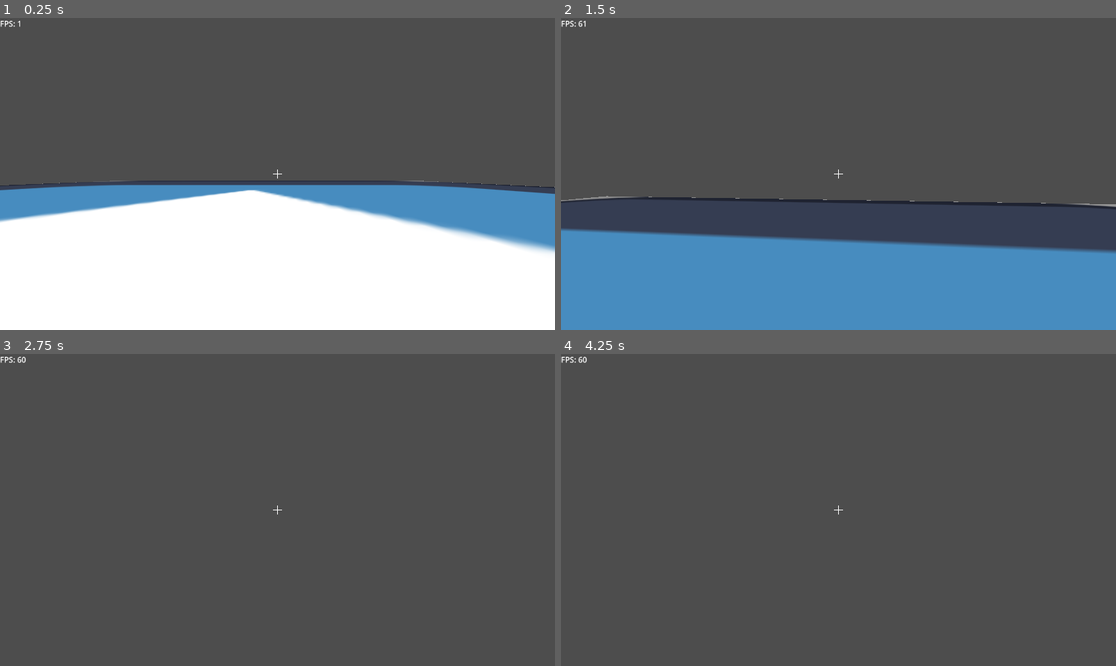
Above: before the commit, frames 1-4 (two rows, left to right).
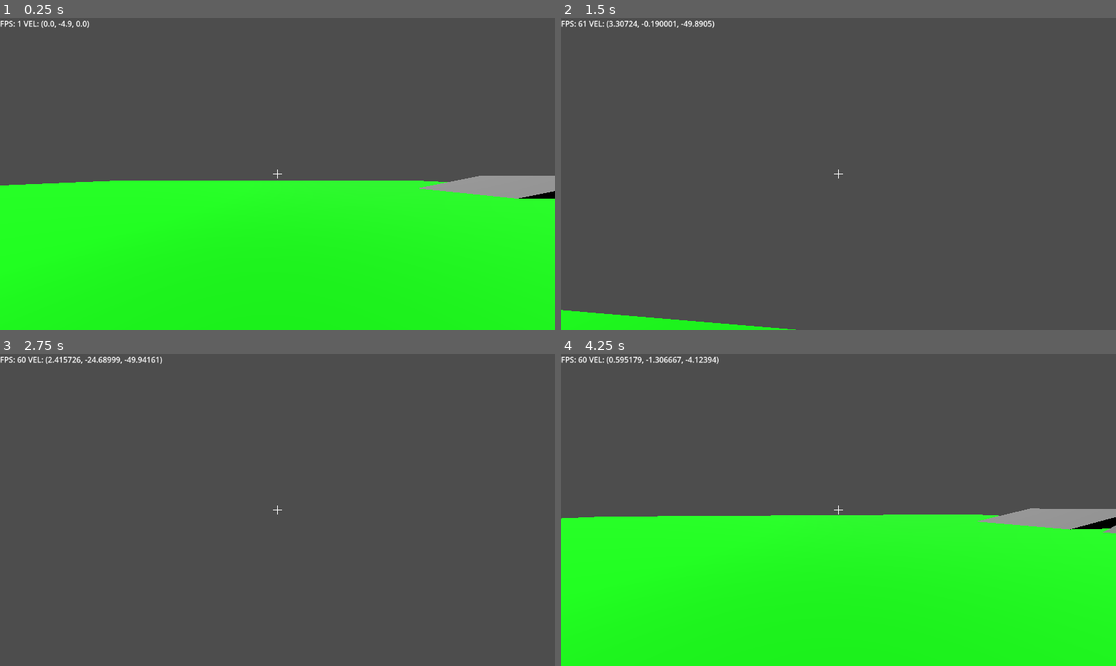
Above: after the commit, the same moments.

Repository: YouthHalo/Fast-Boomer-Shooter
Game: Godot game, scene res://scenes/main_world.tscn
The game is run twice, just before and just after one commit, with the same random seed, the same clock (stepped at 60 frames per second) and the same inputs. The engine's default icon, where the game draws it, is replaced by a stand-in: a white triangle on a blue panel in a dark square.
Inputs (mouse positions are in pixels of both pictures, inside the frame that each line leads up to):
- Up to frame 1 (0.25 s): no input
- Up to frame 2 (1.5 s): move the mouse to (866, 174) at 0.52 s; hold W (forward) from 0.53 s (still down); tap Shift (dash) at 0.6 s; tap Space (jump) at 0.77, 0.8, 1.07, 1.35 s; move the mouse to (810, 174) at 1.27 s
- Up to frame 3 (2.75 s): keep holding W (forward); tap Space (jump) at 1.52, 1.82, 2.3 s; tap Shift (dash) at 1.55, 2.1 s; move the mouse to (288, 503) at 2.02 s
- Up to frame 4 (4.25 s): keep holding W (forward); move the mouse to (832, 516) at 2.77 s; tap Shift (dash) at 2.85 s; tap Space (jump) at 3.02, 3.32, 3.6, 3.77, 4.07 s; move the mouse to (877, 513) at 3.52 s

The runs differ from the first frame. In frame 1, 48% of the frame differs, in the area x 0-100%, y 0-100%; in frame 2, 30%; in frame 3, 0.2%; in frame 4, 49%.

Commit message:
Attempt at faster movement + WALLJUMPS WORK

Diff:
--- a/scenes/in_game_ui.tscn
+++ b/scenes/in_game_ui.tscn
@@ -13,7 +13,7 @@
 
 [node name="RichTextLabel" type="RichTextLabel" parent="."]
 layout_mode = 0
-offset_right = 101.0
+offset_right = 441.0
 offset_bottom = 22.0
 text = "FPS: XXXXX"
 scroll_active = false
--- a/scenes/main_world.tscn
+++ b/scenes/main_world.tscn
@@ -1,11 +1,25 @@
-[gd_scene load_steps=5 format=3 uid="uid://cv72v1nlu10ia"]
+[gd_scene load_steps=7 format=3 uid="uid://cv72v1nlu10ia"]
 
 [ext_resource type="PackedScene" uid="uid://bgav01dmub54l" path="res://scenes/player.tscn" id="1_6x5uh"]
-[ext_resource type="Texture2D" uid="uid://ev3l80lqjmok" path="res://icon.svg" id="1_wjoj8"]
-[ext_resource type="PackedScene" uid="uid://cnflbaff401hk" path="res://scenes/in_game_ui.tscn" id="2_tt5ry"]
 
-[sub_resource type="BoxShape3D" id="BoxShape3D_tt5ry"]
-size = Vector3(100, 1, 100)
+[sub_resource type="StandardMaterial3D" id="StandardMaterial3D_6x5uh"]
+albedo_color = Color(0, 1, 0, 1)
+
+[sub_resource type="PrismMesh" id="PrismMesh_6x5uh"]
+left_to_right = 1.0
+size = Vector3(10, 2, 10)
+
+[sub_resource type="PrismMesh" id="PrismMesh_tt5ry"]
+left_to_right = 1.0
+size = Vector3(10, 4, 10)
+
+[sub_resource type="PrismMesh" id="PrismMesh_wjoj8"]
+left_to_right = 1.0
+size = Vector3(10, 6, 10)
+
+[sub_resource type="PrismMesh" id="PrismMesh_bdp8l"]
+left_to_right = 1.0
+size = Vector3(10, 8, 10)
 
 [node name="Main World" type="Node3D"]
 
@@ -14,20 +28,31 @@
 shadow_enabled = true
 directional_shadow_max_distance = 1.0
 
-[node name="StaticBody3D" type="StaticBody3D" parent="."]
-
-[node name="CSGBox3D" type="CSGBox3D" parent="StaticBody3D"]
+[node name="CSGBox3D" type="CSGBox3D" parent="."]
 transform = Transform3D(10, 0, 0, 0, 0.333, 0, 0, 0, 10, 0, 0, 0)
+use_collision = true
 size = Vector3(10, 3, 10)
-
-[node name="Sprite3D" type="Sprite3D" parent="StaticBody3D"]
-transform = Transform3D(78, 0, 0, 0, -3.40949e-06, 78, 0, -78, -3.40949e-06, 0, 0.5, 0)
-texture = ExtResource("1_wjoj8")
-
-[node name="CollisionShape3D" type="CollisionShape3D" parent="StaticBody3D"]
-shape = SubResource("BoxShape3D_tt5ry")
+material = SubResource("StandardMaterial3D_6x5uh")
 
 [node name="Player" parent="." instance=ExtResource("1_6x5uh")]
 transform = Transform3D(1, 0, 0, 0, 1, 0, 0, 0, 1, 3.50249, 2.66622, 0)
 
-[node name="In-Game UI" parent="." instance=ExtResource("2_tt5ry")]
+[node name="CSGMesh3D" type="CSGMesh3D" parent="."]
+transform = Transform3D(1, 0, 0, 0, 1, 0, 0, 0, 1, 30, 1.4971, -19)
+use_collision = true
+mesh = SubResource("PrismMesh_6x5uh")
+
+[node name="CSGMesh3D2" type="CSGMesh3D" parent="."]
+transform = Transform3D(1, 0, 0, 0, 1, 0, 0, 0, 1, 29.9725, 2.47404, -7.01576)
+use_collision = true
+mesh = SubResource("PrismMesh_tt5ry")
+
+[node name="CSGMesh3D3" type="CSGMesh3D" parent="."]
+transform = Transform3D(1, 0, 0, 0, 1, 0, 0, 0, 1, 29.9725, 3.47404, 5.98424)
+use_collision = true
+mesh = SubResource("PrismMesh_wjoj8")
+
+[node name="CSGMesh3D4" type="CSGMesh3D" parent="."]
+transform = Transform3D(1, 0, 0, 0, 1, 0, 0, 0, 1, 29.9725, 4.49119, 18.9842)
+use_collision = true
+mesh = SubResource("PrismMesh_bdp8l")
--- a/scenes/player.tscn
+++ b/scenes/player.tscn
@@ -1,6 +1,7 @@
-[gd_scene load_steps=3 format=3 uid="uid://bgav01dmub54l"]
+[gd_scene load_steps=4 format=3 uid="uid://bgav01dmub54l"]
 
 [ext_resource type="Script" uid="uid://bv5xpnqy1r7my" path="res://scripts/player.gd" id="1_3vyb7"]
+[ext_resource type="PackedScene" uid="uid://cnflbaff401hk" path="res://scenes/in_game_ui.tscn" id="2_g2els"]
 
 [sub_resource type="CapsuleShape3D" id="CapsuleShape3D_g2els"]
 
@@ -17,3 +18,5 @@
 [node name="RayCast3D" type="RayCast3D" parent="Camera3D"]
 target_position = Vector3(0, 0, -100)
 debug_shape_thickness = 5
+
+[node name="In-Game UI" parent="." instance=ExtResource("2_g2els")]
--- a/scripts/in_game_ui.gd
+++ b/scripts/in_game_ui.gd
@@ -1,5 +1,9 @@
 extends Control
 @onready var fps_label = $RichTextLabel
+@onready var player = $".."
 
 func _process(_delta):
-	fps_label.text = "FPS: %d" % Engine.get_frames_per_second()
+	if player and player.has_method("get_velocity"):
+		fps_label.text = "FPS: %d VEL: %s" % [Engine.get_frames_per_second(), str(player.get_velocity())]
+	else:
+		fps_label.text = "FPS: %d VEL: N/A" % Engine.get_frames_per_second()
--- a/scripts/player.gd
+++ b/scripts/player.gd
@@ -8,7 +8,7 @@
 const SPEED = 12.0
 const JUMP_VELOCITY = 9
 @export var max_air_jumps = 1
-var air_jumps = 1
+var air_jumps = max_air_jumps
 
 const DASH_SPEED = 50.0
 const DASH_TIME = 0.6
@@ -17,6 +17,12 @@
 
 var touching_wall = false
 
+const MAX_WALK_SPEED = 12
+const MAX_TOTAL_SPEED = 50
+const MAX_MOMENTUM_SPEED = 30.0
+const ACCEL = 60.0
+const AIR_ACCEL = 50.0
+const FRICTION = 20.0
 
 var camera_tilt = 0.0
 var camera_fov = 90.0
@@ -26,14 +32,20 @@
 func _ready():
 	Input.mouse_mode = Input.MOUSE_MODE_CAPTURED
 
+func _input(event):
+	if event is InputEventMouseMotion:
+		rotation.y -= event.relative.x / mouse_sens
+		Cam.rotation.x -= event.relative.y / mouse_sens
+		Cam.rotation.x = clamp(Cam.rotation.x, deg_to_rad(-90), deg_to_rad(90))
+		mouse_relative_x = clamp(event.relative.x, -50, 50)
+		mouse_relative_y = clamp(event.relative.y, -50, 10)
+
 func _physics_process(delta):
-	# Add gravitys
 	if not is_on_floor():
 		velocity.y -= gravity * delta
 	elif air_jumps < max_air_jumps:
 		air_jumps = max_air_jumps
 
-	# Allow wall jump
 	if not is_on_floor() and is_on_wall() and not touching_wall:
 		touching_wall = true
 		air_jumps += 1
@@ -41,72 +53,71 @@
 		touching_wall = false
 		if air_jumps > 0:
 			air_jumps -= 1
-	# Reset air jumps when on floor
 
-	#send the player back to origin when falling off
 	if position.y < -30:
-		position = Vector3.ZERO
+		position = Vector3(0, 2, 0)
 		velocity = Vector3.ZERO
 
-	# Handle Jump
 	if Input.is_action_just_pressed("jump") and air_jumps > 0:
 		if not is_on_floor():
 			if touching_wall:
-				# Perform a wall jump
 				var wall_normal = get_wall_normal()
-				velocity = wall_normal * JUMP_VELOCITY * 9  # CURRENTLY DOESNT DO ANYTHING DUE TO MOVEMENT CODE.
-				velocity.y = JUMP_VELOCITY * 0.8  # Add upward velocity
-				print("WALL JUMP")
-			else:
-				velocity.y = JUMP_VELOCITY * 0.85
+				velocity = wall_normal * JUMP_VELOCITY * 2
+			velocity.y = JUMP_VELOCITY * 0.85
 			air_jumps -= 1
 		elif is_on_floor():
 			velocity.y = JUMP_VELOCITY
 
-	# Movement Input
 	var input_dir = Input.get_vector("left", "right", "forward", "backward")
 	var direction = (transform.basis * Vector3(input_dir.x, 0, input_dir.y)).normalized()
 
-	# Dash input
 	if Input.is_action_just_pressed("dash") and dash_timer <= 0.0:
 		var dash_dir = direction
-		# No movement dash
 		if dash_dir == Vector3.ZERO:
-			dash_dir = - transform.basis.z.normalized()
+			dash_dir = -transform.basis.z.normalized()
 			dash_velocity = dash_dir * DASH_SPEED * 0.8
 		else:
+			if velocity.normalized().dot(dash_dir) < 0.9:
+				velocity = Vector3.ZERO
 			dash_velocity = dash_dir * DASH_SPEED
 		dash_timer = DASH_TIME
 
-	# Apply dash if active
-	if dash_timer > 0.0 and dash_timer >= (DASH_TIME/1.5):
+	if dash_timer > 0.0 and dash_timer >= (DASH_TIME / 1.5):
 		dash_timer -= delta
 		velocity.x = dash_velocity.x
 		velocity.z = dash_velocity.z
 	else:
 		dash_timer = 0
-		# Regular movement
-		if direction or is_on_floor():
-			velocity.x = direction.x * SPEED
-			velocity.z = direction.z * SPEED
-		elif not is_on_floor():
-			velocity.x = move_toward(velocity.x, 0, SPEED)
-			velocity.z = move_toward(velocity.z, 0, SPEED)
 
-	# Smooth camera tilt based on left-right input direction and velocity magnitude
+		var horizontal_velocity = Vector3(velocity.x, 0, velocity.z)
+		if direction.length() > 0:
+			var accel = ACCEL if is_on_floor() else AIR_ACCEL
+			velocity += direction * accel * delta
+
+			if is_on_floor() and horizontal_velocity.length() > SPEED:
+				velocity.x = move_toward(velocity.x, direction.x * SPEED, FRICTION * delta)
+				velocity.z = move_toward(velocity.z, direction.z * SPEED, FRICTION * delta)
+		else:
+			if is_on_floor():
+				var speed = horizontal_velocity.length()
+				if speed > 0:
+					var slow_factor = 1.0
+					if speed > MAX_MOMENTUM_SPEED:
+						slow_factor = 2.5
+					elif speed > SPEED:
+						slow_factor = 0.5 + ((speed - SPEED) / (MAX_MOMENTUM_SPEED - SPEED)) * 1.5
+					velocity.x = move_toward(velocity.x, 0, FRICTION * slow_factor * delta)
+					velocity.z = move_toward(velocity.z, 0, FRICTION * slow_factor * delta)
+
+	var hvel = Vector3(velocity.x, 0, velocity.z)
+	if hvel.length() > MAX_TOTAL_SPEED:
+		hvel = hvel.normalized() * MAX_TOTAL_SPEED
+		velocity.x = hvel.x
+		velocity.z = hvel.z
+
 	camera_tilt = clamp(-input_dir.x * velocity.length() * 0.005, -0.3, 0.3)
-	Cam.rotation.z = Cam.rotation.z + (camera_tilt - Cam.rotation.z) * 0.05
+	Cam.rotation.z += (camera_tilt - Cam.rotation.z) * 0.05
 
-	# Adjust FOV based on forward/backward input direction and velocity magnitude
-	camera_fov = 90 + clamp(input_dir.y * velocity.length() * 0.2, -20, 20)  # Base FOV is 90, adjust by max ±20
-	Cam.fov = Cam.fov + (camera_fov - Cam.fov) * 0.1  # Smooth transition to target FOV
-
+	camera_fov = 90 + clamp(input_dir.y * velocity.length() * 0.2, -20, 20)
+	Cam.fov += (camera_fov - Cam.fov) * 0.1
 	move_and_slide()
-
-func _input(event):
-	if event is InputEventMouseMotion:
-		rotation.y -= event.relative.x / mouse_sens
-		Cam.rotation.x -= event.relative.y / mouse_sens
-		Cam.rotation.x = clamp(Cam.rotation.x, deg_to_rad(-90), deg_to_rad(90))
-		mouse_relative_x = clamp(event.relative.x, -50, 50)
-		mouse_relative_y = clamp(event.relative.y, -50, 10)
